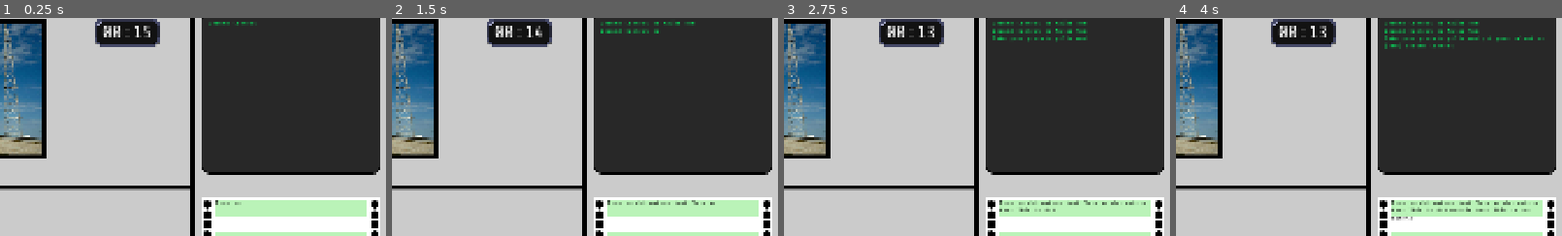
Above: before the commit, frames 1-4 (left to right).
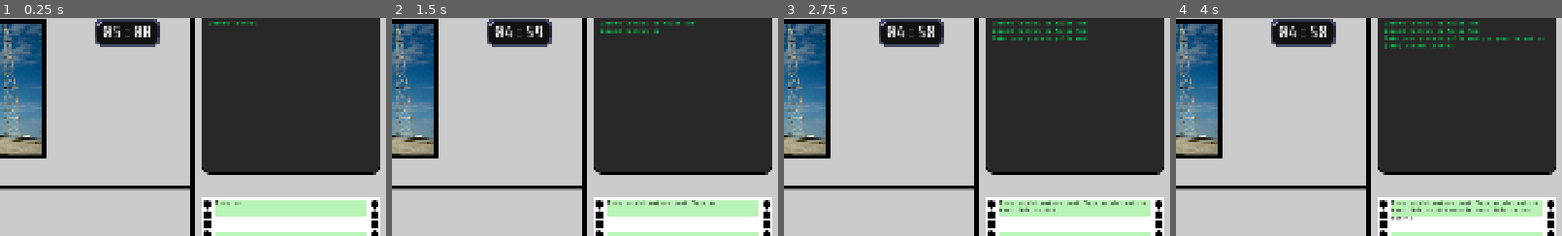
Above: after the commit, the same moments.

Repository: bukit3point0/gmtk2026
Game: Godot game, scene res://scenes/game_root.tscn
Two runs of this game, one before a commit and one after it. Both use one fixed random seed, a clock stepped at 60 frames per second and the inputs below.
Inputs (mouse positions are % of the whole screen's width and height, from its top left):
- Up to frame 1 (0.25 s): no input
- Up to frame 2 (1.5 s): click "Play Game" at 0.5 s; click "Play Game" at 1.25 s
- Up to frame 3 (2.75 s): click (65, 96) at 2 s
- Up to frame 4 (4 s): click (65, 96) at 2.75 s; click (71, 96) at 3.5 s
The pictures show only the part of the screen within x 50-100%, y 4-54%; the shares and areas given below are measured in that part.

The runs differ from the first frame. In frame 1, 0.2% of the frame differs, in the area x 29-39%, y 3-9%; in frame 2, 0.2%; in frame 3, 0.2%; in frame 4, 0.2%.

Commit message:
fix timer

Diff:
--- a/scripts/clock.gd
+++ b/scripts/clock.gd
@@ -1,6 +1,6 @@
 extends Node2D
 
-var level_time = 15 # 5m in seconds as a default for now
+var level_time = 300 # 5m in seconds as a default for now
 
 @onready var clock_time: RichTextLabel = $Sprite2D/MarginContainer/RichTextLabel
 
